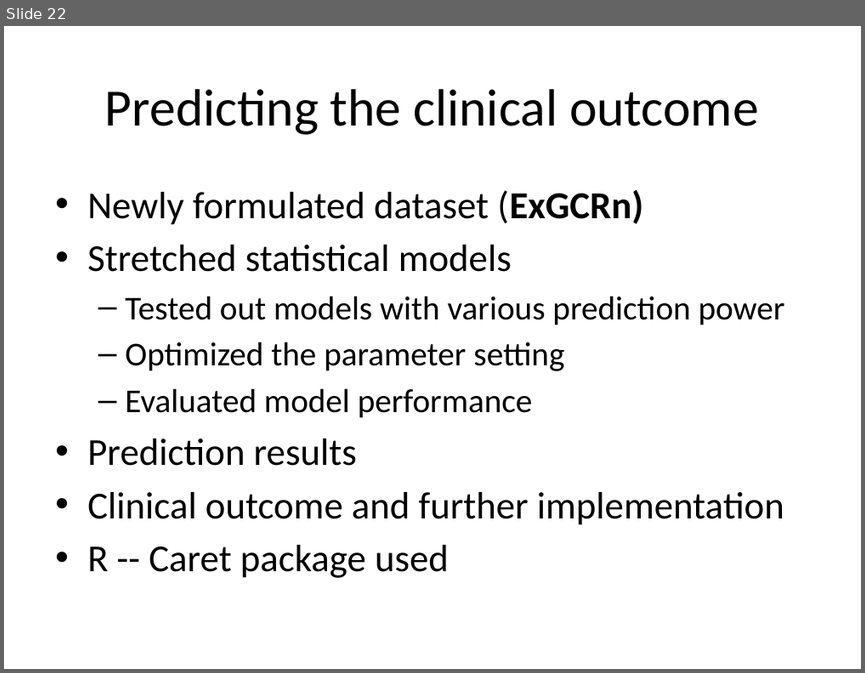
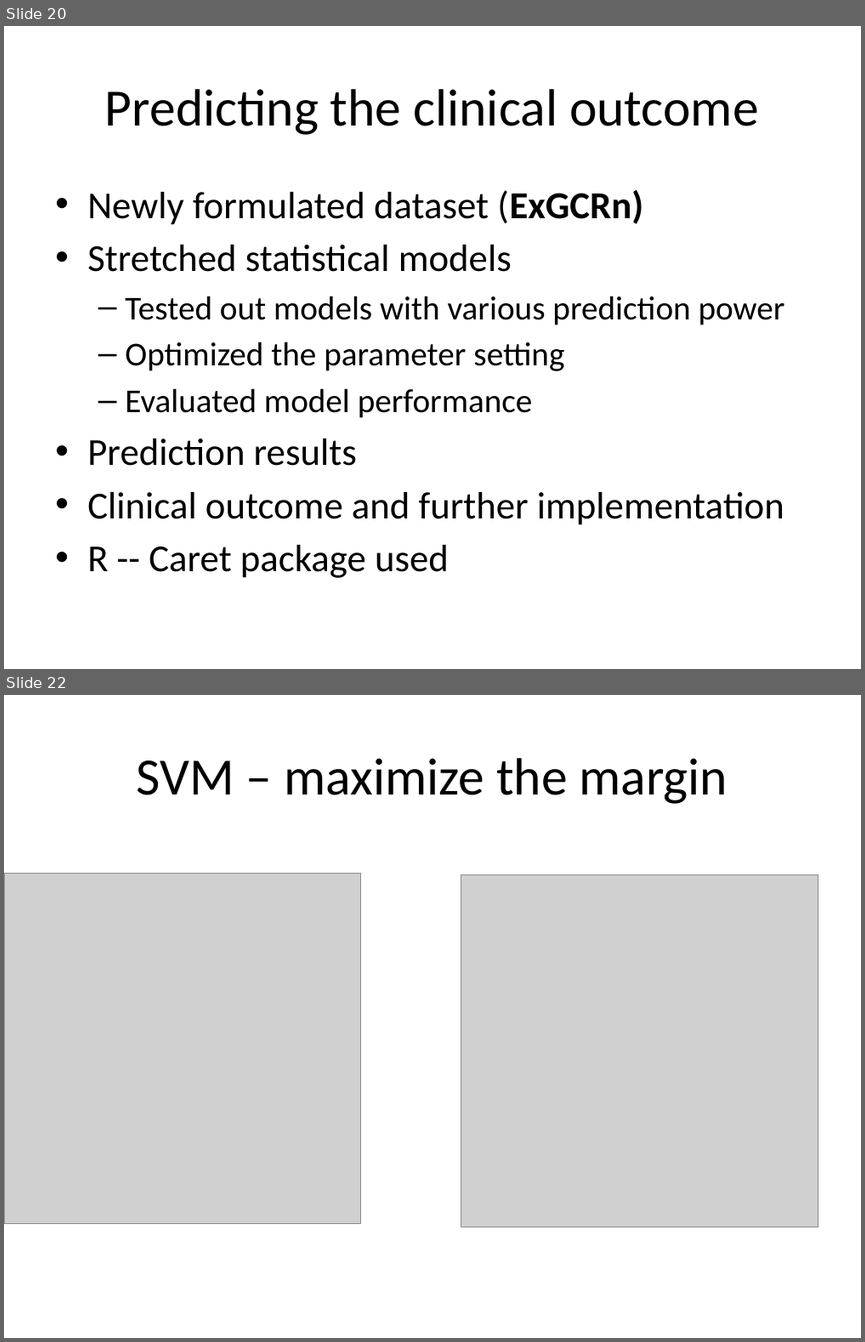
Before and after one commit to 2waybene/mixturemodel, a slide deck: BeijingMeeting/OralCancer-draft.pptx. Shown one above the other, each under a label of ours: slide 22 before the commit, slides 20 and 22 after it; the slides between them are not shown. The pictures are 865x673 and 865x1342 pixels, drawn with LibreOffice and Linux fonts; fonts in the diff are those of the drawing; grey boxes stand for pictures. Boxes give left, top, right and bottom in pixels: in the first picture for what was removed or moved away, otherwise in the second. Text is boxed around its words. In the diff, an @@ line names an element or a change of style, - is before the commit and + after.

```diff
--- a/BeijingMeeting/OralCancer-draft.pptx
+++ b/BeijingMeeting/OralCancer-draft.pptx
@@ slide 22 added at [4, 695, 861, 1338], background #FFFFFF @@
@@ title added at [137, 758, 728, 804], 44 pt, text #000000 @@
+SVM – maximize the margin
@@ picture added at [4, 873, 361, 1223] @@
@@ picture added at [460, 875, 818, 1227] @@
@@ what was slide 22 is now slide 20 @@
```
Also in this commit, not shown: 3 other slides added.
